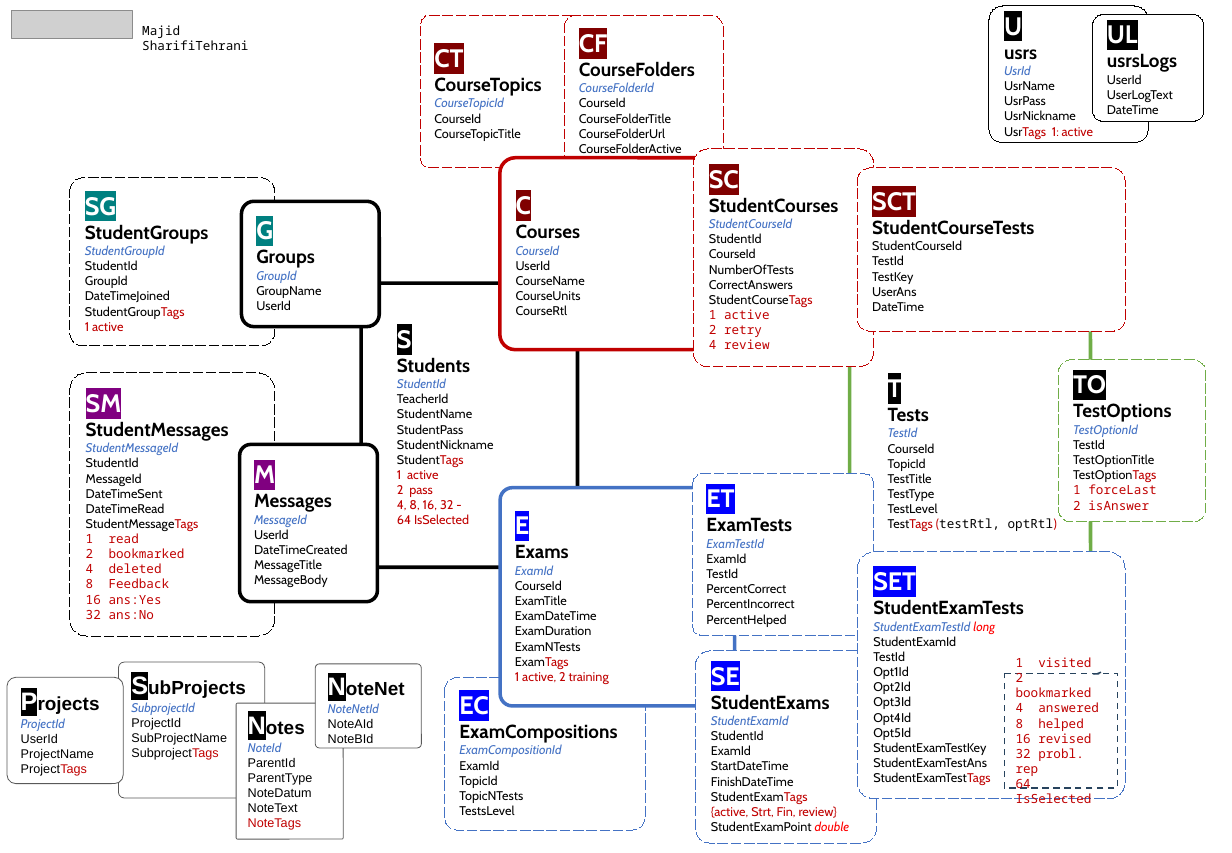
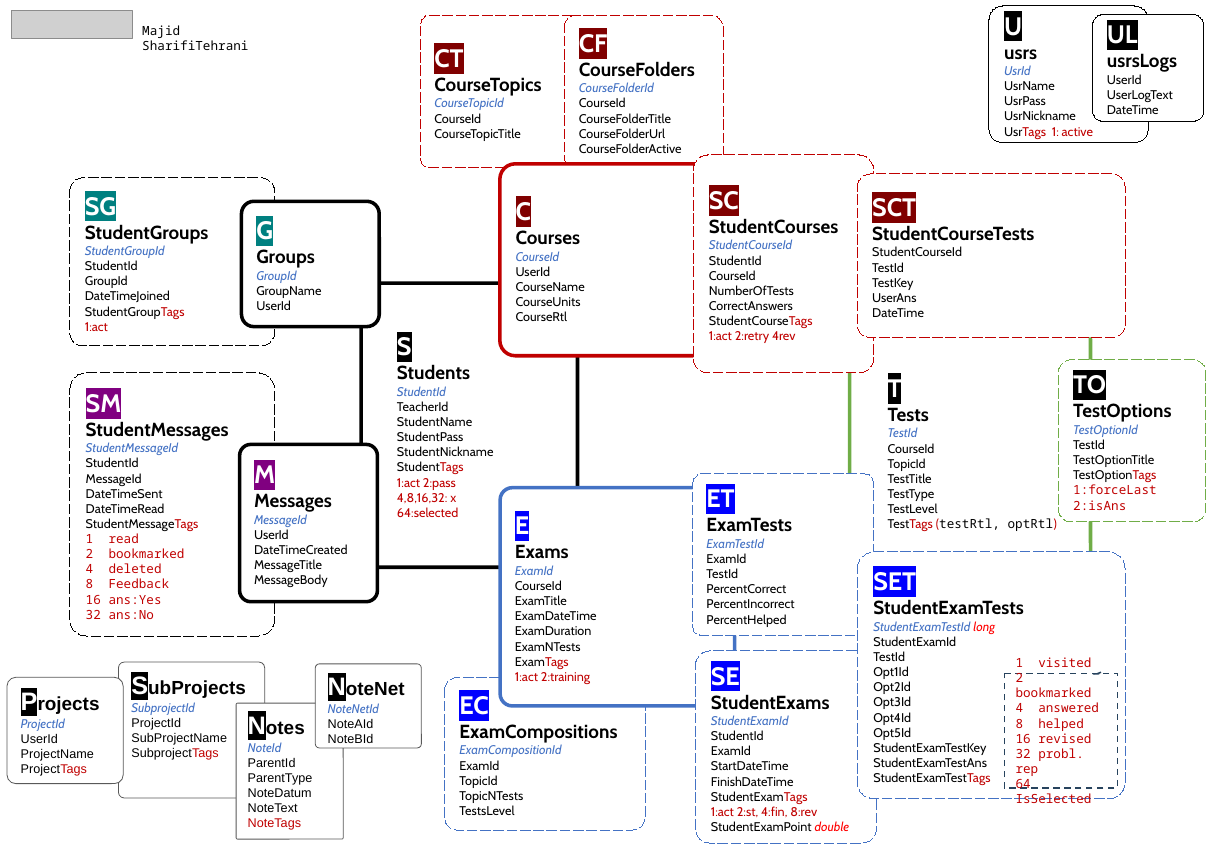
Before and after one commit to msht-ir/Examiner_blazorWebApp, a slide deck: slide 1 of ExaminerB/.appCatalog/ExaminerB notes 1404.pptx. Drawn at 1232x853 pixels with LibreOffice and Linux fonts; fonts in the diff are those of the drawing; grey boxes stand for pictures. Boxes give left, top, right and bottom in pixels: in the first picture for what was removed or moved away, otherwise in the second. Text is boxed around its words. In the diff, an @@ line names an element or a change of style, - is before the commit and + after.

```diff
--- a/ExaminerB/.appCatalog/ExaminerB notes 1404.pptx
+++ b/ExaminerB/.appCatalog/ExaminerB notes 1404.pptx
@@ 3 rounded rectangles moved together from (x1=501, y1=149, x2=1126, y2=367) to (x1=501, y1=155, x2=1126, y2=373) @@
@@ text in rounded rectangle at (x1=85, y1=322, x2=108, y2=331): text changed @@
-1 active
+1:act
@@ text in rounded rectangle at (x1=709, y1=331, x2=796, y2=343): text changed; font Noto Sans Mono to Cabin @@
-1 active
-2 retry
-4 review
+1:act 2:retry 4rev
@@ text in rounded rectangle at (x1=397, y1=478, x2=458, y2=517): text changed @@
-1 active
-2 pass
-4, 8, 16, 32 -
-64 IsSelected
+1:act 2:pass
+4,8,16,32: x
+64:selected
@@ text in rounded rectangle at (x1=1073, y1=484, x2=1157, y2=510): text changed @@
-1 forceLast
-2 isAnswer
+1:forceLast
+2:isAns
@@ text in rounded rectangle at (x1=515, y1=672, x2=590, y2=684): text changed @@
-1 active, 2 training
+1:act 2:training
@@ text in rounded rectangle at (x1=711, y1=806, x2=817, y2=817): text changed @@
-{active, Strt, Fin, review}
+1:act 2:st, 4:fin, 8:rev
```
Also in this commit, not shown: 35 other files.
